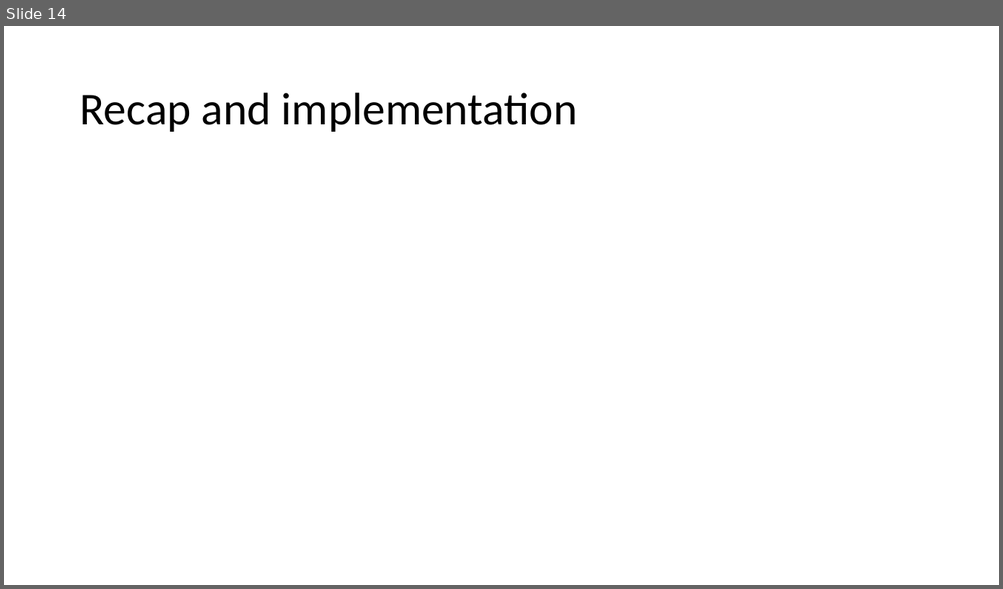
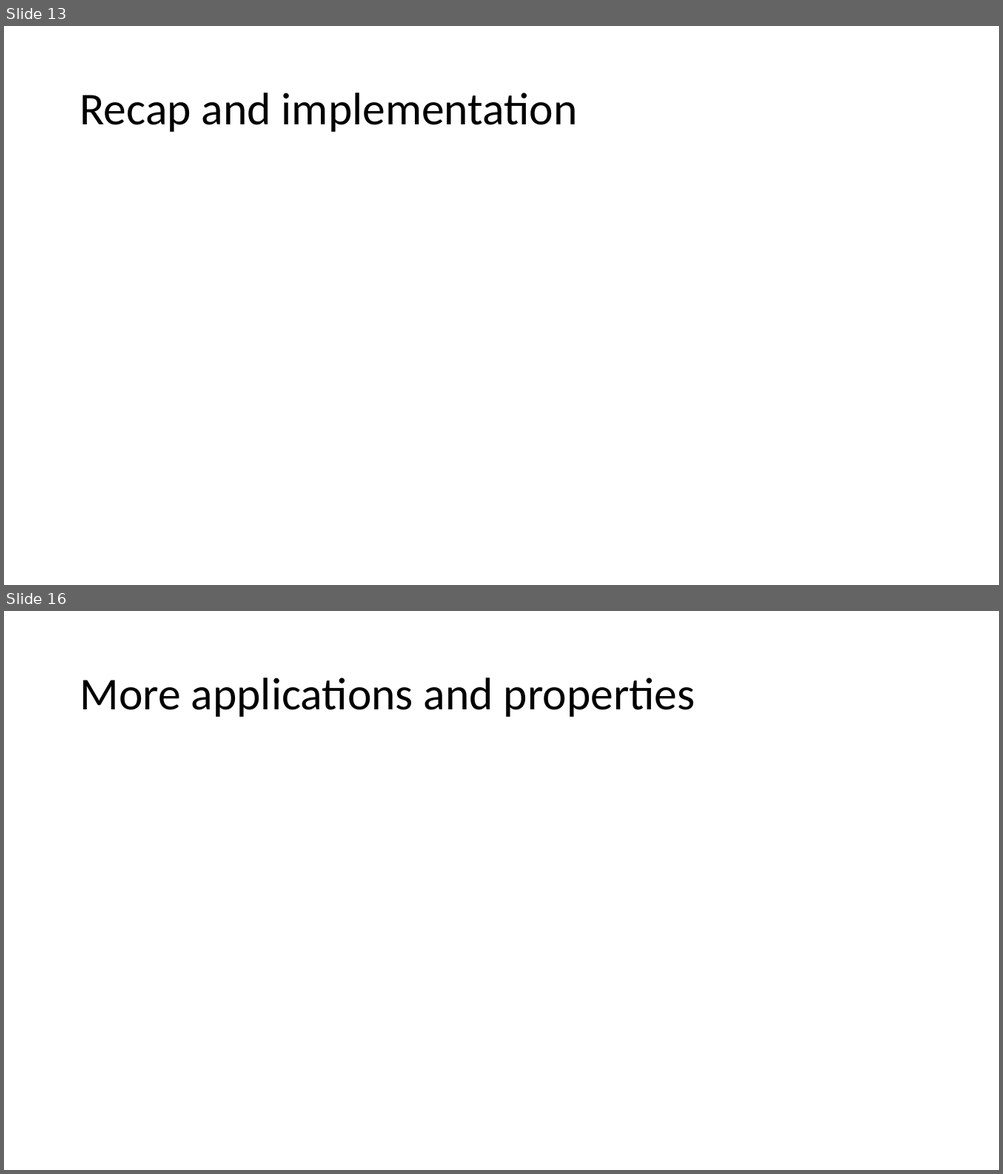
Before and after one commit to Al-th/MVA_Project_FunctionalMaps, a slide deck: Report/Presentation_slide_nico.pptx. Shown one above the other, each under a label of ours: slide 14 before the commit, slides 13 and 16 after it; the slides between them are not shown. The pictures are 1003x589 and 1003x1174 pixels, drawn with LibreOffice and Linux fonts; fonts in the diff are those of the drawing; grey boxes stand for pictures. Boxes give left, top, right and bottom in pixels: in the first picture for what was removed or moved away, otherwise in the second. Text is boxed around its words. In the diff, an @@ line names an element or a change of style, - is before the commit and + after.

```diff
--- a/Report/Presentation_slide_nico.pptx
+++ b/Report/Presentation_slide_nico.pptx
@@ slide 16 added at box(4, 611, 999, 1170), background #FFFFFF @@
@@ title added at box(79, 678, 695, 717), 44 pt, text #000000 @@
+More applications and properties
@@ what was slide 14 is now slide 13 @@
```
Also in this commit, not shown: 5 slides changed, 2 other slides added, 4 slides removed.
